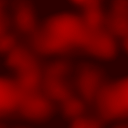
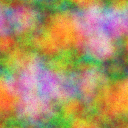
Layers edited between the first and the second (128, 128) image:
added layer "\ #7" (11%) above "Layer Group" over 0, 0, 128, 128
masked "Layer Group" over 0, 0, 128, 128
showed group "B" (3 layers) over 0, 0, 128, 128
"blue": opacity 38% → 100% over 0, 0, 128, 128
showed group "G" (3 layers) over 0, 0, 128, 128
added layer "\ #6" (40%) in group "G" over 0, 0, 128, 128
"green": opacity 29% → 100%, painted on it over 0, 0, 128, 128
added layer "\ #5" (soft light) in group "R" over 0, 0, 128, 128
"red": opacity 82% → 100%, painted on it over 0, 0, 128, 128
painted on "\ #4" over 0, 0, 128, 128
